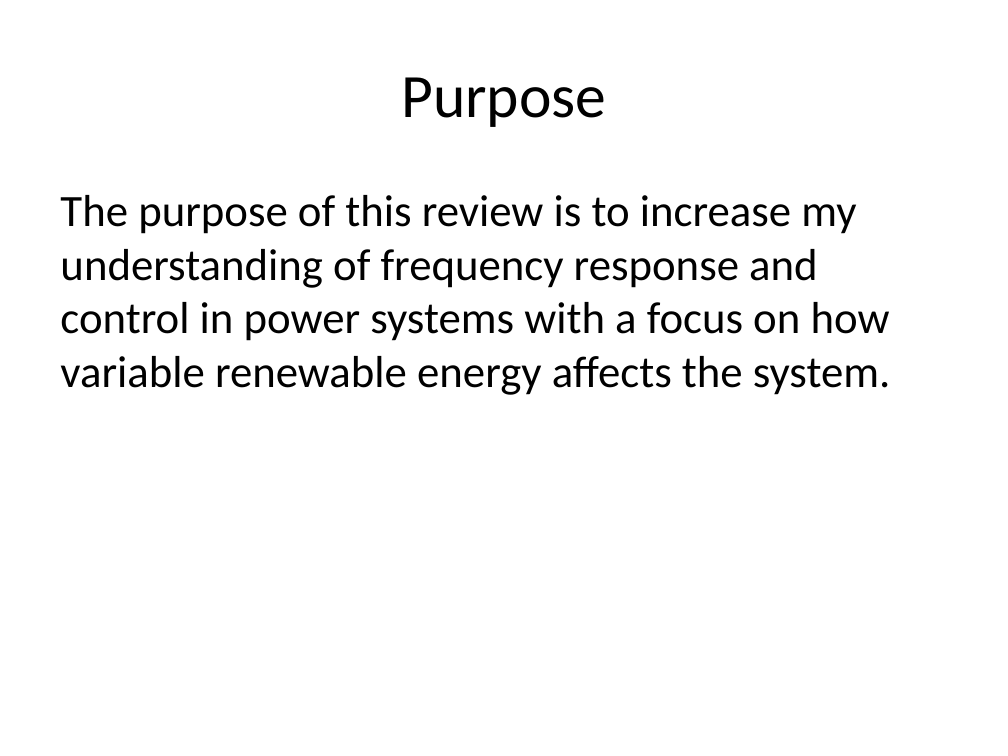
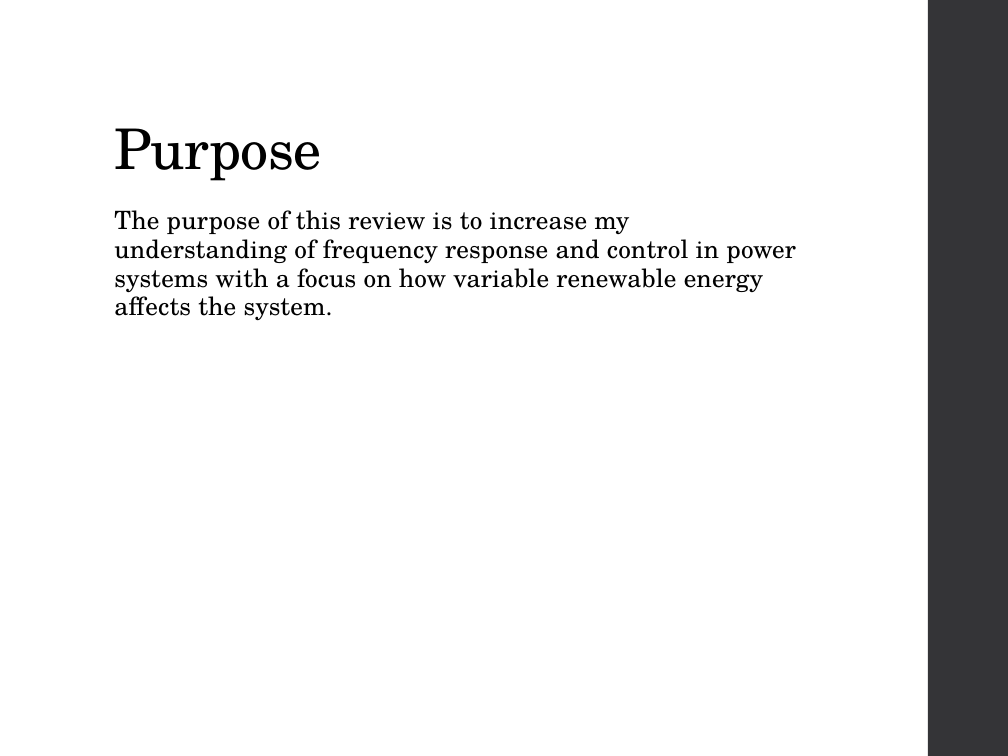
Before and after one commit to mswan96/SUPERB, a slide deck: slide 3 of Literature Review.pptx. Drawn at 1008x756 pixels with LibreOffice and Linux fonts; fonts in the diff are those of the drawing. Boxes give left, top, right and bottom in pixels: in the first picture for what was removed or moved away, otherwise in the second. Text is boxed around its words. In the diff, an @@ line names an element or a change of style, - is before the commit and + after.

```diff
--- a/Literature Review.pptx
+++ b/Literature Review.pptx
@@ rectangle added at (928,0,1008,756), fill #353537 @@
@@ title "Purpose": place and size @@
-title "Purpose" at (401,77,606,127)
+title "Purpose" at (114,128,321,181)
@@ title "Purpose" at (114,128,321,181): size 44 to 40 pt, font Calibri to TeX Gyre Schola, letter spacing 0 to -0.5 pt; alignment centre to left; line spacing 1 to 0.9; vertical alignment middle to bottom @@
@@ text "The purpose of this review ...": place and size @@
-text "The purpose of this review ..." at (60,195,891,395)
+text "The purpose of this review ..." at (114,210,796,321)
@@ text "The purpose of this review ..." at (114,210,796,321): size 32 to 18 pt, font Calibri to TeX Gyre Schola, letter spacing 0 to 0.1 pt; line spacing 1 to 0.95; more space between paragraphs @@
```
Also in this commit, not shown: 11 other slides changed, 4 slides added, 5 other files.
